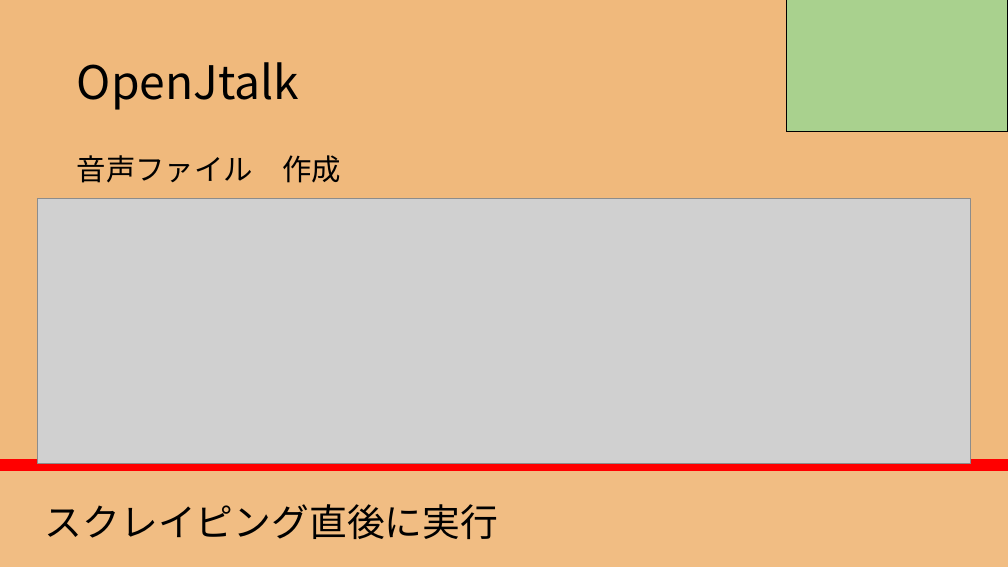
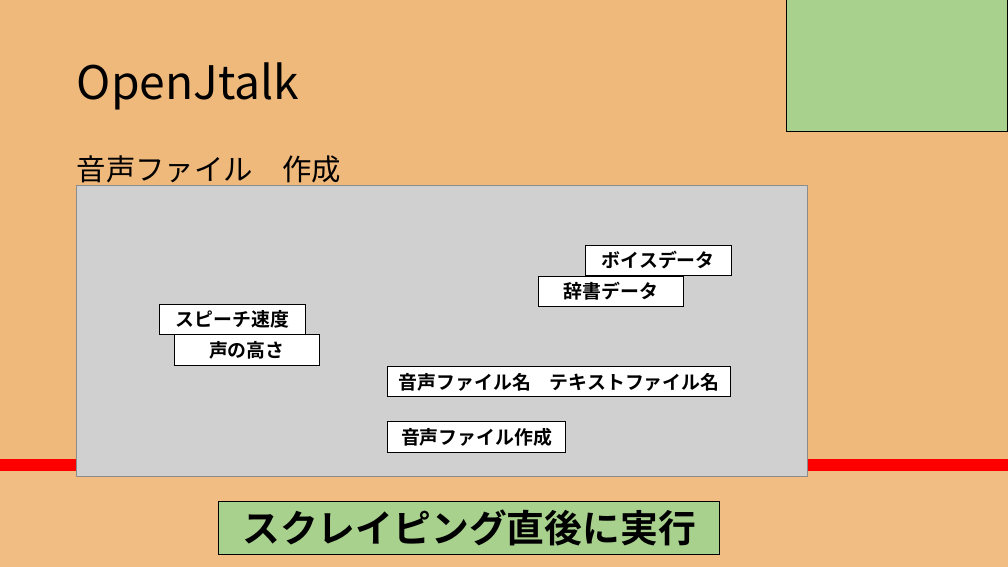
Before and after one commit to RikiishiSuzunosuke/AIspeaker_yosie, a slide deck: slide 20 of presentation/AIスピーカー開発_3_main.pptx (slide 21 before the commit). Drawn at 1008x567 pixels with LibreOffice and Linux fonts; fonts in the diff are those of the drawing; grey boxes stand for pictures. Boxes give left, top, right and bottom in pixels: in the first picture for what was removed or moved away, otherwise in the second. Text is boxed around its words. In the diff, an @@ line names an element or a change of style, - is before the commit and + after.

```diff
--- a/presentation/AIスピーカー開発_3_main.pptx
+++ b/presentation/AIスピーカー開発_3_main.pptx
@@ picture resized from (x1=37, y1=198, x2=971, y2=464) to (x1=76, y1=186, x2=808, y2=476) @@
@@ rectangle added at (x1=586, y1=245, x2=731, y2=275), fill #FFFFFF, outline #000000 0.75 pt, 18 pt, text #000000, bold @@
+ボイスデータ
@@ rectangle added at (x1=538, y1=276, x2=684, y2=306), fill #FFFFFF, outline #000000 0.75 pt, 18 pt, text #000000, bold @@
+辞書データ
@@ rectangle added at (x1=160, y1=304, x2=306, y2=334), fill #FFFFFF, outline #000000 0.75 pt, 18 pt, text #000000, bold @@
+スピーチ速度
@@ rectangle added at (x1=174, y1=335, x2=319, y2=365), fill #FFFFFF, outline #000000 0.75 pt, 18 pt, text #000000, bold @@
+声の高さ
@@ rectangle added at (x1=387, y1=367, x2=731, y2=397), fill #FFFFFF, outline #000000 0.75 pt, 18 pt, text #000000, bold @@
+音声ファイル名 テキストファイル名
@@ rectangle added at (x1=387, y1=422, x2=566, y2=452), fill #FFFFFF, outline #000000 0.75 pt, 18 pt, text #000000, bold @@
+音声ファイル作成
@@ rectangle "スクレイピング直後に実行" resized from (x1=45, y1=504, x2=499, y2=539) to (x1=219, y1=501, x2=720, y2=555) @@
@@ rectangle "スクレイピング直後に実行" at (x1=219, y1=501, x2=720, y2=555): bold on; alignment left to centre; fill none to #A9D18E; outline none to #000000 0.75 pt @@
```
Also in this commit, not shown: 3 other slides changed, 1 slide removed, 7 other files.
